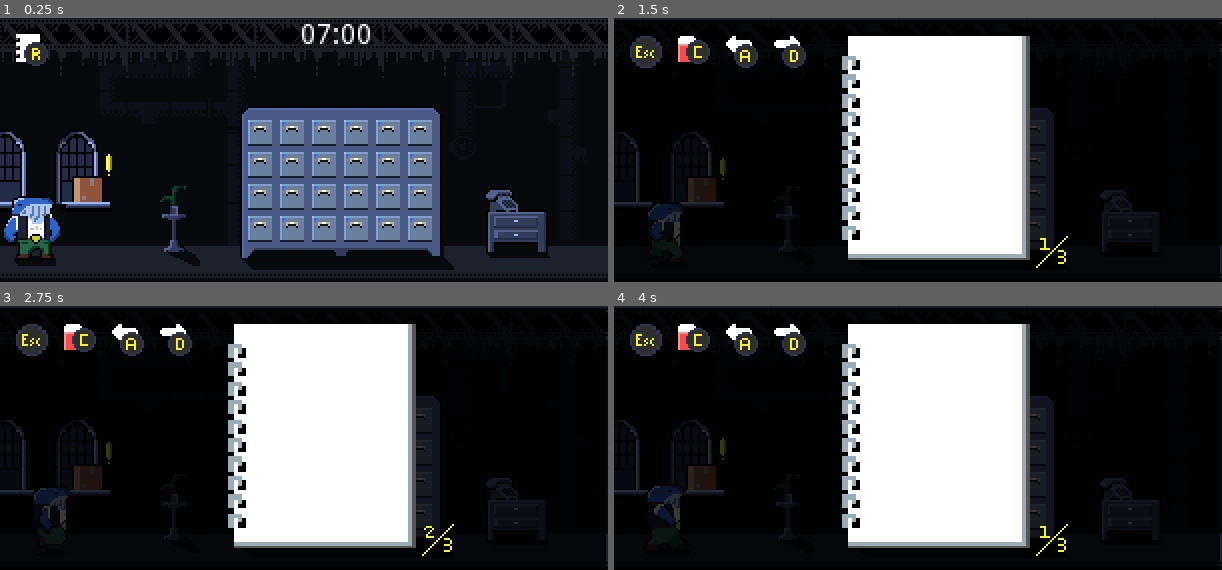
Above: before the commit, frames 1-4 (two rows, left to right).
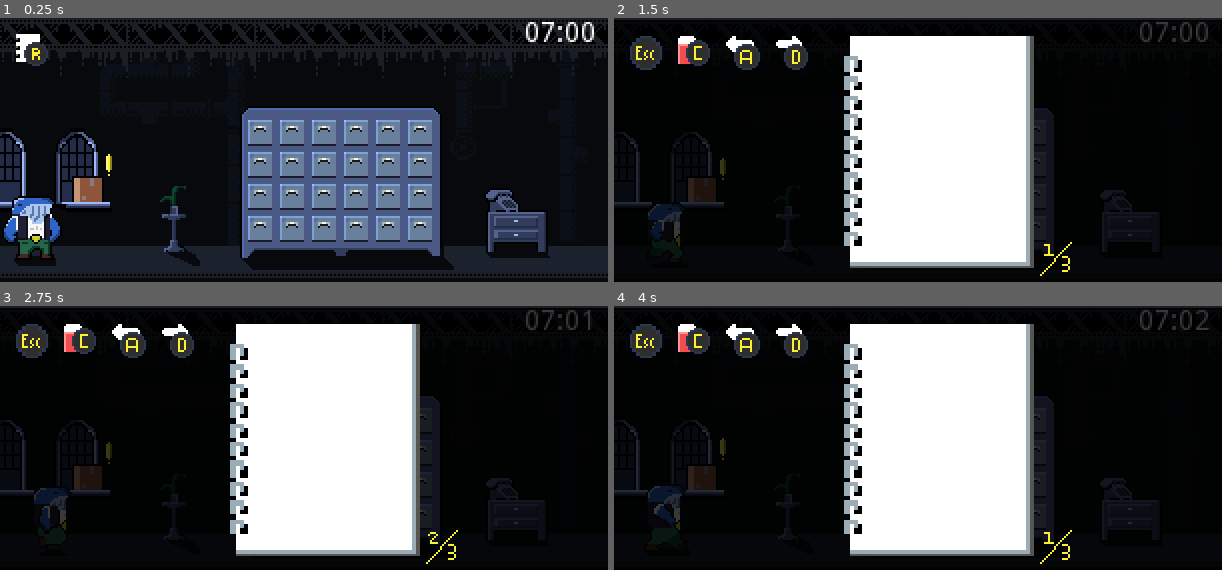
Above: after the commit, the same moments.

Repository: Cam1lo/holder-game
Game: Godot game, scene res://scenes/main/Main.tscn
The game is run twice, just before and just after one commit, with the same random seed, the same clock (stepped at 60 frames per second) and the same inputs.
Inputs (mouse positions are in pixels of both pictures, inside the frame that each line leads up to):
- Up to frame 1 (0.25 s): no input
- Up to frame 2 (1.5 s): move the mouse to (875, 131) at 0.52 s; hold D (move_right) 0.53-1.28 s; tap R (open_notebook) at 0.6 s; click (875, 131) at 0.67 s; move the mouse to (905, 131) at 1.27 s; hold A (move_left) from 1.28 s (still down); tap C (clean_page) at 1.35 s; click (905, 131) at 1.42 s
- Up to frame 3 (2.75 s): tap R (open_notebook) at 1.55, 2.1 s; move the mouse to (322, 419) at 2.02 s; release A (move_left) at 2.03 s; hold D (move_right) from 2.03 s (still down); click (322, 419) at 2.17 s
- Up to frame 4 (4 s): move the mouse to (972, 419) at 2.77 s; tap R (open_notebook) at 2.85, 3.8 s; click (972, 419) at 2.92 s; move the mouse to (1003, 419) at 3.52 s; release D (move_right) at 3.53 s; hold A (move_left) from 3.53 s (still down); tap C (clean_page) at 3.6 s; click (1003, 419) at 3.67 s

The runs differ from the first frame. In frame 1, 0.8% of the frame differs, in the area x 49-98%, y 1-10%; in frame 2, 5.7%, in the area x 2-100%, y 1-99%; in frame 3, 5.6%; in frame 4, 5.7%.

Commit message:
Minor fixes

Diff:
--- a/scenes/box/BoxArrive.gd
+++ b/scenes/box/BoxArrive.gd
@@ -15,9 +15,12 @@
 	self.hide()
 
 func _on_Area2D_mouse_entered():
-	if !menu_visible:
-		mouse_pos = get_global_mouse_position()
-	show_menu()
+	var main_controls_active = get_node('/root/Main').main_screen_controls_active
+
+	if main_controls_active:
+		if !menu_visible:
+			mouse_pos = get_global_mouse_position()
+		show_menu()
 
 func _on_PopupMenuArea_mouse_exited():
 	if !mouse_inside_menu:
--- a/scenes/locker/Locker.gd
+++ b/scenes/locker/Locker.gd
@@ -5,11 +5,14 @@
 signal locker_open
 
 func _on_Locker_input_event(viewport, event, shape_idx):
-	if is_left_click(event):
-		toggle_animation()
-		closed = not closed
-		if !closed:
-			emit_signal("locker_open")
+	var main_controls_active = get_node('/root/Main').main_screen_controls_active
+
+	if main_controls_active:
+		if is_left_click(event):
+			toggle_animation()
+			closed = not closed
+			if !closed:
+				emit_signal("locker_open")
 
 func is_left_click(event):
 	if is_character_inside_area():
--- a/scenes/main/Main.tscn
+++ b/scenes/main/Main.tscn
@@ -37,10 +37,6 @@
 [node name="Character" parent="." instance=ExtResource( 2 )]
 position = Vector2( 17, 113 )
 
-[node name="NotebookScreen" parent="." instance=ExtResource( 5 )]
-visible = false
-position = Vector2( 0, 1 )
-
 [node name="main_hud" type="TileMap" parent="."]
 tile_set = SubResource( 1 )
 cell_size = Vector2( 8, 8 )
@@ -48,8 +44,12 @@
 tile_data = PoolIntArray( 65537, 0, 0 )
 script = ExtResource( 4 )
 
-[node name="Clock" parent="main_hud" instance=ExtResource( 7 )]
-position = Vector2( 150, 2 )
+[node name="Clock" parent="." instance=ExtResource( 7 )]
+position = Vector2( 262, 1 )
 
+[node name="NotebookScreen" parent="." instance=ExtResource( 5 )]
+visible = false
+position = Vector2( 0, 1 )
+
+[connection signal="open_notebook" from="main_hud" to="." method="_on_main_hud_open_notebook"]
 [connection signal="close_notebook" from="NotebookScreen" to="." method="_on_NotebookScreen_close_notebook"]
-[connection signal="open_notebook" from="main_hud" to="." method="_on_main_hud_open_notebook"]
--- a/scenes/notebook/Notebook.gd
+++ b/scenes/notebook/Notebook.gd
@@ -2,7 +2,6 @@
 
 
 onready var active_page_name = 'p1'
-
 
 func _on_NotebookScreen_next_page():
 	if active_page_name == 'p1':
--- a/scenes/notebook/Notebook.tscn
+++ b/scenes/notebook/Notebook.tscn
@@ -16,6 +16,8 @@
 
 [node name="p2" parent="Sprite" instance=ExtResource( 2 )]
 visible = false
+position = Vector2( -163, -66 )
 
 [node name="p3" parent="Sprite" instance=ExtResource( 2 )]
 visible = false
+position = Vector2( -163, -66 )
--- a/scenes/notebook_screen/NotebookScreen.tscn
+++ b/scenes/notebook_screen/NotebookScreen.tscn
@@ -112,6 +112,7 @@
 } ]
 
 [node name="NotebookScreen" type="Node2D"]
+scale = Vector2( 1.00837, 1.02826 )
 script = ExtResource( 3 )
 
 [node name="ColorRect" type="ColorRect" parent="."]
